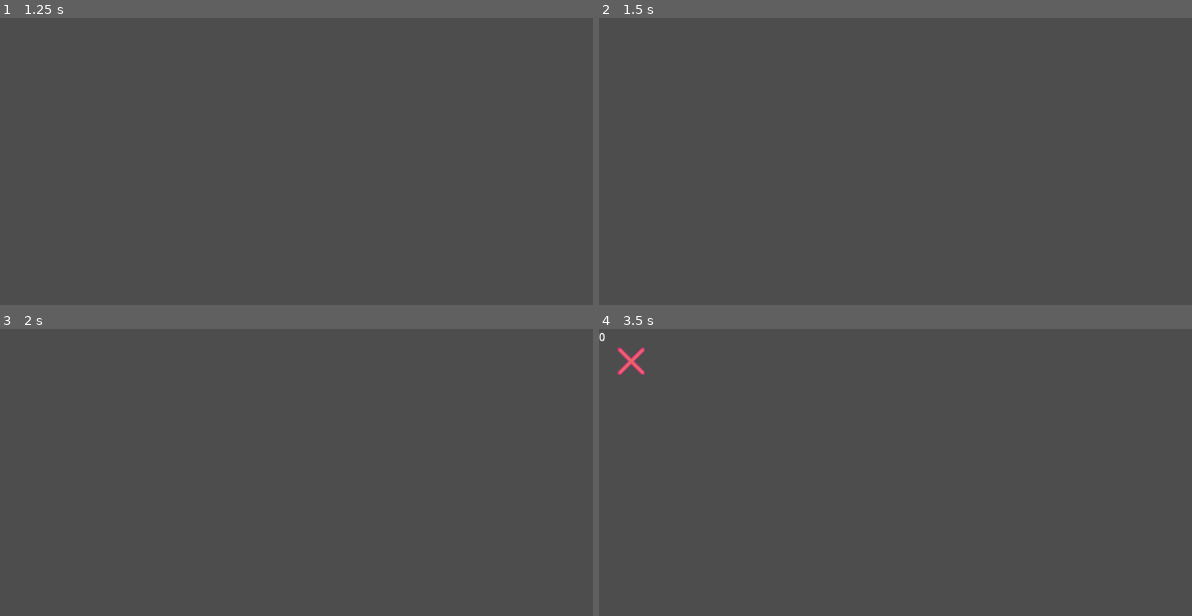
Above: before the commit, frames 1-4 (two rows, left to right).
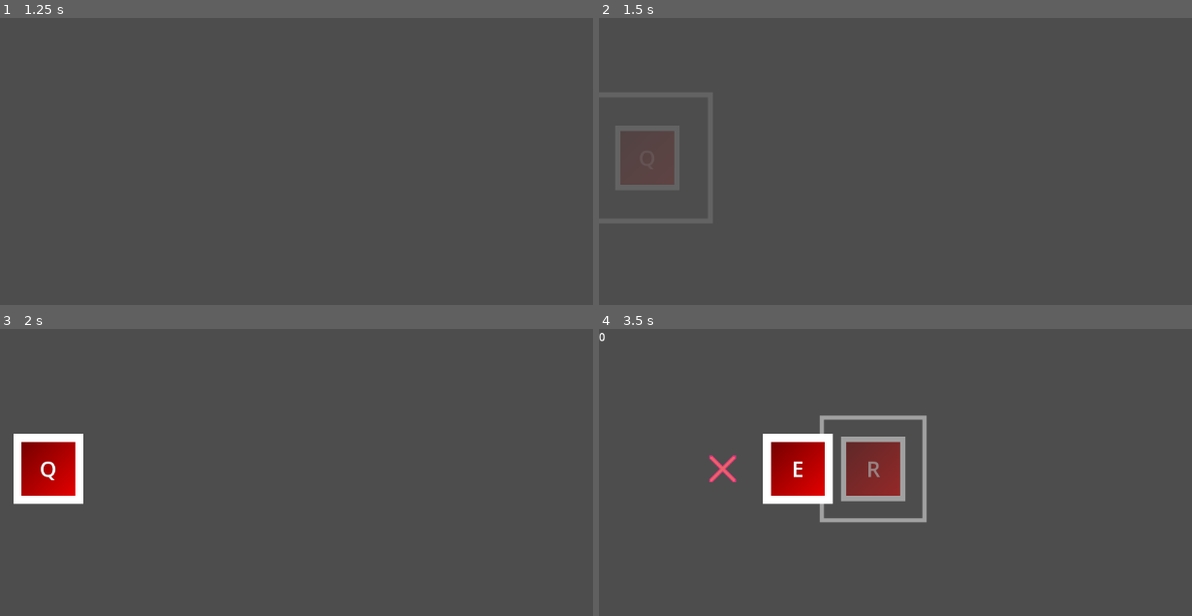
Above: after the commit, the same moments.

Repository: Tab-e-n/tos
Game: Godot game, scene res://main.tscn
Two runs of this game, one before a commit and one after it. Both use one fixed random seed, a clock stepped at 60 frames per second and the inputs below.
Inputs:
- Up to frame 1 (1.25 s): tap Enter at 0.5 s
- Up to frame 2 (1.5 s): tap Space at 1.25 s
- Up to frame 3 (2 s): no input
- Up to frame 4 (3.5 s): no input

Frame 1 is identical in both runs. In frame 3, 2.9% of the frame differs, in the area x 2-15%, y 36-62%; in frame 4, 6.7%, in the area x 3-56%, y 6-68%.
Error before the commit: Invalid access to property or key 'difficulhty' on a base object of type 'Node2D (gameplay.gd)'. (res://note.gd:27)

Commit message:
All notes done

Diff:
--- /dev/null
+++ b/Tos/chart.gd
@@ -0,0 +1,47 @@
+extends Control
+
+var notes : Dictionary = {
+	#hit_time : [note_type, key_type, pallete], duration],
+	2 : [0, 0, 0],
+	3 : [0, 1, 0],
+	3.4 : [0, 2, 0],
+	3.8 : [0, 3, 0],
+	4.5 : [1, 11, 0],
+	5 : [2, 16, 0, 3],
+}
+
+func _ready():
+	pass
+	#save_chart("res://chart.ch", notes)
+	#notes = load_chart("res://chart.ch").duplicate()
+
+#func _process(delta):
+	#pass
+
+func save_chart(path : String, chart : Dictionary):
+	var file = FileAccess.open(path, FileAccess.WRITE)
+
+	file.store_line(JSON.stringify(chart))
+
+	file.close()
+
+	#print(chart)
+
+func load_chart(path : String):
+	var file = FileAccess.open(path, FileAccess.READ)
+
+	if !file.file_exists(path):
+		return {}
+
+	var json : JSON = JSON.new()
+	var chart : Dictionary = {}
+
+	while !file.eof_reached():
+		json.parse(file.get_line())
+		chart.merge(json.data)
+
+	file.close()
+
+	#print(chart)
+
+	return chart
--- /dev/null
+++ b/Tos/chart.tscn
@@ -0,0 +1,12 @@
+[gd_scene load_steps=2 format=3 uid="uid://dhjwgm4aqfkpo"]
+
+[ext_resource type="Script" path="res://chart.gd" id="1_nxee5"]
+
+[node name="chart" type="Control"]
+layout_mode = 3
+anchors_preset = 15
+anchor_right = 1.0
+anchor_bottom = 1.0
+grow_horizontal = 2
+grow_vertical = 2
+script = ExtResource("1_nxee5")
--- a/Tos/gameplay.gd
+++ b/Tos/gameplay.gd
@@ -1,14 +1,5 @@
 extends Node2D
 
-@export var difficulty : int = 0
-@export var approach : int = 0
-
-var timer : float = 0
-var inputs : Array = []
-
-var overall_points : int = 0
-var point_amount : int = 0
-var hit_note_amount : int = 0
 
 const note_letters : Array = [
 	"Q", "W", "E", "R", "T", "Y", "U", "I", "O", "P",
@@ -49,32 +40,46 @@
 	Color(0.9, 0, 0, 1),
 ]
 
-var notes : Dictionary = {
-	#hit_time : [note_type, key_type, pallete],
-	2 : [0, 0, 0],
-	3 : [0, 1, 0],
-	3.4 : [0, 2, 0],
-	3.8 : [0, 3, 0],
-	4.5 : [1, 11, 0]
 
-}
+@export var difficulty : int = 0
+@export var approach : int = 0
 
-# Called when the node enters the scene tree for the first time.
+var HIT_300 : float = 0.080
+var HIT_100 : float = 0.160
+var HIT_50 : float = 0.200
+var INPUT_DROP_TIME : float = 0.280
+
+var timer : float = 0
+var inputs : Array = []
+
+var overall_points : int = 0
+var point_amount : int = 0
+var hit_note_amount : int = 0
+
+@onready var notes : Dictionary = Chart.notes.duplicate()
+
 func _ready():
-	pass # Replace with function body.
+	HIT_300 -= 0.004 * difficulty
+	HIT_100 -= 0.008 * difficulty
+	HIT_50 -= 0.010 * difficulty
+	INPUT_DROP_TIME -= 0.014 * difficulty
+
+	#print(notes)
 
 func _input(event):
 	if event is InputEventKey:
 		inputs.append(event.duplicate())
 
-# Called every frame. 'delta' is the elapsed time since the previous frame.
 func _process(delta):
 	timer += delta
 	#print("main ", timer)
 
 	for i in notes.keys():
-		if i < timer + 1:
-			make_note(i, notes[i][0], notes[i][1], notes[i][2])
+		if float(i) < timer + 1:
+			if notes[i].size() == 3:
+				make_note(float(i), notes[i][0], notes[i][1], notes[i][2])
+			if notes[i].size() == 4:
+				make_note(float(i), notes[i][0], notes[i][1], notes[i][2], notes[i][3])
 			notes.erase(i)
 
 	call_deferred("_idle")
@@ -82,18 +87,27 @@
 func _idle():
 	inputs.clear()
 
-func make_note(hit_time : float, note_type : int, key : int, pallete : int):
+func make_note(hit_time : float, note_type : int, key : int, pallete : int, duration : int = 0):
 	var new_note : Note
 	match note_type:
 		0:
 			new_note = NoteNormal.new()
 		1:
 			new_note = NoteMine.new()
+		2:
+			new_note = NoteHold.new()
 
 	new_note.key_number = key
-	new_note.hit_time = hit_time
 	new_note.pallete = pallete
+	if note_type == 2:
+		new_note.start_time = hit_time
+		new_note.end_time = hit_time + duration
+	else:
+		new_note.hit_time = hit_time
 	add_child(new_note)
+
+func appearence_equation(hit_time : float):
+	return 1 - abs(timer - hit_time) * (1 + float(approach) / 4)
 
 func calculate_accuracy():
 	var acc_percent : float = float(overall_points) / float(point_amount * 30)
@@ -104,7 +118,7 @@
 	var acc_number : float = round(acc_percent * 10000) / 100
 	$accuracy.text = String.num(acc_number)
 
-func note_pressed_normal(points : int, pos : Vector2):
+func note_pressed(points : int, pos : Vector2):
 	overall_points += points
 	point_amount += 1
 	if points != 0:
--- a/Tos/note.gd
+++ b/Tos/note.gd
@@ -3,32 +3,23 @@
 # Basic note that the player has to hit
 
 
-var hit_300 : float = 0.080
-var hit_100 : float = 0.160
-var hit_50 : float = 0.200
-var input_drop_time : float = 0.280
-
 @export var key_number : int = 0
 @export var hit_time : float = 2
 @export var pallete : int = 0
 @export var should_input_be_pressed = true
+@export var should_delete_self : bool = true
 
 var key : String = "Q"
 var appearence : float = 0
 var disappearence : float = 0
 var pressed : bool = false
 
-@onready var parent : Node = get_parent()
+@onready var root : Node = get_tree().current_scene
 
 func _ready():
-	hit_300 -= 0.004 * parent.difficulty
-	hit_100 -= 0.008 * parent.difficulty
-	hit_50 -= 0.010 * parent.difficulty
-	input_drop_time -= 0.014 * parent.difficulhty
+	key = root.note_letters[key_number]
 
-	key = parent.note_letters[key_number]
-
-	position = parent.note_positions[key_number]
+	position = root.note_positions[key_number]
 
 	z_index = -100
 
@@ -38,12 +29,12 @@
 	pass
 
 func _process(delta):
-	appearence = 1 - abs(parent.timer - hit_time) * (1 + parent.approach / 4)
+	appearence = root.appearence_equation(hit_time)
 
-	if appearence <= 1 and parent.timer < hit_time:
+	if appearence <= 1 and root.timer < hit_time:
 		_start_interval(appearence)
 
-	if appearence < 1 - input_drop_time and parent.timer > hit_time:
+	if appearence < 1 - root.INPUT_DROP_TIME and root.timer > hit_time:
 		if !pressed:
 			pressed = true
 			_miss()
@@ -52,7 +43,7 @@
 		disappearence += delta * 4
 		_end_interval(disappearence)
 
-	if disappearence >= 1:
+	if disappearence >= 1 and should_delete_self:
 		queue_free()
 
 	z_index += 1
@@ -60,11 +51,11 @@
 	var input : InputEventKey = InputEventKey.new()
 	var input_pressed_exists : bool = false
 	var input_released_exists : bool = false
-	if !pressed and appearence > 1 - input_drop_time:
+	if !pressed and appearence > 1 - root.INPUT_DROP_TIME:
 		var pops : int = 0
-		for i in parent.inputs.size():
-			if parent.inputs[i - pops].as_text() == key and parent.inputs[i - pops].pressed == should_input_be_pressed:
-				input = parent.inputs.pop_at(i - pops)
+		for i in root.inputs.size():
+			if root.inputs[i - pops].as_text() == key and root.inputs[i - pops].pressed == should_input_be_pressed:
+				input = root.inputs.pop_at(i - pops)
 				pops += 1
 				if should_input_be_pressed:
 					input_pressed_exists = true
@@ -74,23 +65,23 @@
 
 	if input_pressed_exists:
 		_hit()
-		if appearence > 1 - hit_300:
+		if appearence > 1 - root.HIT_300:
 			_hit_300()
-		elif appearence > 1 - hit_100:
+		elif appearence > 1 - root.HIT_100:
 			_hit_100()
-		elif appearence > 1 - hit_50:
+		elif appearence > 1 - root.HIT_50:
 			_hit_50()
 		else:
 			_hit_0()
 		pressed = true
 
-	if input_pressed_exists:
+	if input_released_exists:
 		_released()
-		if appearence > 1 - hit_300:
+		if appearence > 1 - root.HIT_300:
 			_released_300()
-		elif appearence > 1 - hit_100:
+		elif appearence > 1 - root.HIT_100:
 			_released_100()
-		elif appearence > 1 - hit_50:
+		elif appearence > 1 - root.HIT_50:
 			_released_50()
 		else:
 			_released_0()
--- a/Tos/note_hold.gd
+++ b/Tos/note_hold.gd
@@ -1,56 +1,49 @@
 class_name NoteHold
-extends Node2D
-# Basic note that the player has to hit
+extends Note
+# Basic note that the player has to hold
+
+#@export var key_number : int = 0
+@export var start_time : float = 2
+@export var end_time : float = 3
+#@export var pallete : int = 0
+
+#var key : String = "Q"
+var done : bool = false
+#var appearence : float = 0
+#var disappearence : float = 0
+var failed_holding : bool = false
+var note_combined_points : int = 0
+var hit : bool = false
 
 
-#var hit_300 : float = 0.080
-#var hit_100 : float = 0.160
-#var hit_50 : float = 0.200
-#var input_drop_time : float = 0.280
+@onready var main : Label = Label.new()
+@onready var border : Sprite2D = Sprite2D.new()
+@onready var inside : Sprite2D = Sprite2D.new()
+#@onready var root : Node = get_tree().current_scene
+@onready var duration : SquareSpinner = SquareSpinner.new()
 
-@export var key_number : int = 0
-@export var hit_time : float = 2
-@export var pallete : int = 0
-
-var key : String = "Q"
-#var appearence : float = 0
-#var disappearence : float = 0
-#var pressed : bool = false
-
-@onready var main : Label = Label.new()
-#@onready var hit_circle : Line2D
-@onready var border : Sprite2D = Sprite2D.new()
-@onready var hit_circle : Sprite2D = Sprite2D.new()
-@onready var inside : Sprite2D = Sprite2D.new()
-@onready var parent : Node = get_parent()
+@onready var note_end : NoteHoldEnd = NoteHoldEnd.new()
+@onready var note_start : NoteHoldStart = NoteHoldStart.new()
 
 func _note_ready():
-	#hit_circle = Line2D.new()
-	#hit_circle.add_point(Vector2(-50, -50), 0)
-	#hit_circle.add_point(Vector2(50, -50), 1)
-	#hit_circle.add_point(Vector2(50, 50), 2)
-	#hit_circle.add_point(Vector2(-50, 50), 3)
-	#hit_circle.add_point(Vector2(-50, -50), 4)
-	#hit_circle.position = Vector2(48, 48)
-	#hit_circle.width = 4
-	#add_child(hit_circle)
-
-	inside.texture = preload("res://NormalInside.png")
+	inside.texture = preload("res://HoldInside.png")
 	inside.position = Vector2(48, 48)
-	inside.modulate = parent.note_palletes[pallete]
+	inside.modulate = root.note_palletes[pallete]
 	inside.modulate.a = 0
 	add_child(inside)
 
-	border.texture = preload("res://NormalBorder.png")
+	border.texture = preload("res://HoldBorder.png")
 	border.position = Vector2(48, 48)
+	#border.modulate = root.note_palletes[pallete]
 	border.modulate.a = 0
 	add_child(border)
 
-	hit_circle.texture = preload("res://NormalHitCircle.png")
-	hit_circle.position = Vector2(48, 48)
-	hit_circle.modulate.a = 0
-	hit_circle.scale = Vector2(2, 2)
-	add_child(hit_circle)
+	duration.time = 1
+	duration.scale = Vector2(5.0 / 6.0, 5.0 / 6.0)
+	duration.position = Vector2(8, 8)
+	duration.modulate = root.note_palletes[pallete]
+	duration.modulate.a = 0
+	add_child(duration)
 
 	#main
 	main.text = key
@@ -59,40 +52,118 @@
 	main.theme = preload("res://default_theme.tres")
 	main.clip_text = true
 	main.size = Vector2(96, 96)
+	#main.modulate = root.note_palletes[pallete]
 	main.modulate.a = 0
 	add_child(main)
 
-	#sprite = Sprite2D.new()
-	#sprite.modulate.a = 0
-	#sprite.texture = preload("res://icon.svg")
-	#add_child(sprite)
+	note_start.key_number = key_number
+	note_start.hit_time = start_time
+	note_start.pallete = pallete
+	add_child(note_start)
 
-func _start_interval(appearence : float):
-	inside.modulate.a = appearence
-	border.modulate.a = appearence
-	main.modulate.a = appearence
-	hit_circle.modulate.a = appearence
-	hit_circle.scale = Vector2(2 - appearence, 2 - appearence)
+	note_end.key_number = key_number
+	note_end.hit_time = end_time
+	note_end.pallete = pallete
+	add_child(note_end)
 
-func _end_interval(disappearence : float):
-	inside.modulate.a = 1 - disappearence
-	border.modulate.a = 1 - disappearence
-	main.modulate.a = 1 - disappearence
-	hit_circle.modulate.a = 1 - disappearence
-	hit_circle.scale.x = disappearence
-	hit_circle.scale.y = disappearence
+func _process(delta):
+	if root.timer < start_time:
+		appearence = root.appearence_equation(start_time)
+		_start_interval(appearence)
+	elif root.timer < end_time:
+		_middle_interval((root.timer - start_time) / (end_time - start_time))
 
-func _hit_300():
-	parent.note_pressed_normal(30, position + Vector2(48, 48))
+		if !failed_holding and note_start.appearence < 1 - root.INPUT_DROP_TIME and note_end.appearence < 1 - root.INPUT_DROP_TIME:
+			var input : InputEventKey = InputEventKey.new()
+			var input_released_exists : bool = false
+			var pops : int = 0
+			for i in root.inputs.size():
+				if root.inputs[i - pops].as_text() == key and !root.inputs[i - pops].pressed:
+					input = root.inputs.pop_at(i - pops)
+					pops += 1
+					input_released_exists = true
+					break;
 
-func _hit_100():
-	parent.note_pressed_normal(10, position + Vector2(48, 48))
+			if input_released_exists:
+				note_pressed(0)
+				failed_holding = true
+	if root.timer > end_time:
+		if !done and hit:
+			if !failed_holding:
+				note_pressed(20)
+			var average : int = note_combined_points / 3
+			#print("avr: ", average)
+			if average < 2.5:
+				average = 0
+			elif average < 7.5:
+				average = 5
+			elif average <= 20:
+				average = 10
+			else:
+				average = 30
+			done = true
+			root.note_pressed(average, position + Vector2(48, 48))
+	if done:
+		disappearence += delta * 4
+		_end_interval(disappearence)
 
-func _hit_50():
-	parent.note_pressed_normal(5, position + Vector2(48, 48))
+	if disappearence >= 1:
+		queue_free()
 
-func _hit_0():
-	parent.note_pressed_normal(0, position + Vector2(48, 48))
+	z_index += 1
 
-func _miss():
-	parent.note_pressed_normal(0, position + Vector2(48, 48))
+	#if input_pressed_exists:
+		#_hit()
+		#if appearence > 1 - root.HIT_300:
+			#_hit_300()
+		#elif appearence > 1 - root.HIT_100:
+			#_hit_100()
+		#elif appearence > 1 - root.HIT_50:
+			#_hit_50()
+		#else:
+			#_hit_0()
+		#pressed = true
+
+	#if input_pressed_exists:
+		#_released()
+		#if appearence > 1 - hit_300:
+			#_released_300()
+		#elif appearence > 1 - hit_100:
+			#_released_100()
+		#elif appearence > 1 - hit_50:
+			#_released_50()
+		#else:
+			#_released_0()
+		#pressed = true
+
+func _start_interval(time : float):
+	inside.modulate.a = time
+	border.modulate.a = time
+	main.modulate.a = time
+
+	duration.time = 0
+	duration.modulate.a = 0.6 * time
+	#print("start ", time)
+
+func _middle_interval(time : float):
+	inside.modulate.a = 1
+	border.modulate.a = 1
+	main.modulate.a = 1
+	duration.modulate.a = 0.6
+
+	duration.time = time
+	#print("middle ", time)
+
+func _end_interval(time : float):
+	inside.modulate.a = 1 - time
+	border.modulate.a = 1 - time
+	main.modulate.a = 1 - time
+
+	duration.time = 1
+	duration.modulate.a = 0.6 * (1 - time)
+	#print("end ", time)
+
+func note_pressed(points : int, is_end : bool = false):
+	note_combined_points += points
+	if is_end:
+		hit = true
--- /dev/null
+++ b/Tos/note_hold_end.gd
@@ -0,0 +1,49 @@
+class_name NoteHoldEnd
+extends Note
+# Basic note that the player has to hit
+
+@onready var hit_circle : Sprite2D = Sprite2D.new()
+@onready var parent : Node = get_parent()
+
+
+func _note_ready():
+	should_input_be_pressed = false
+
+	hit_circle.texture = preload("res://HoldHitCircleEnd.png")
+	hit_circle.position = Vector2(48, 48)
+	hit_circle.modulate.a = 0
+	hit_circle.scale = Vector2(2, 2)
+	add_child(hit_circle)
+
+	position = Vector2(0, 0)
+
+
+func _start_interval(appearence : float):
+	hit_circle.modulate.a = appearence
+	hit_circle.scale = Vector2(2 - appearence, 2 - appearence)
+
+
+func _end_interval(disappearence : float):
+	hit_circle.modulate.a = 1 - disappearence
+	hit_circle.scale.x = disappearence
+	hit_circle.scale.y = disappearence
+
+
+func _released_300():
+	parent.note_pressed(30, true)
+
+
+func _released_100():
+	parent.note_pressed(10, true)
+
+
+func _released_50():
+	parent.note_pressed(5, true)
+
+
+func _released_0():
+	parent.note_pressed(0, true)
+
+
+func _miss():
+	parent.note_pressed(0, true)
--- /dev/null
+++ b/Tos/note_hold_start.gd
@@ -0,0 +1,49 @@
+class_name NoteHoldStart
+extends Note
+# Basic note that the player has to hit
+
+@onready var hit_circle : Sprite2D = Sprite2D.new()
+@onready var parent : Node = get_parent()
+
+
+func _note_ready():
+	hit_circle.texture = preload("res://HoldHitCircleStart.png")
+	hit_circle.position = Vector2(48, 48)
+	hit_circle.modulate.a = 0
+	hit_circle.scale = Vector2(2, 2)
+	add_child(hit_circle)
+
+	should_delete_self = false
+
+	position = Vector2(0, 0)
+
+
+func _start_interval(appearence : float):
+	hit_circle.modulate.a = appearence
+	hit_circle.scale = Vector2(2 - appearence, 2 - appearence)
+
+
+func _end_interval(disappearence : float):
+	hit_circle.modulate.a = 1 - disappearence
+	hit_circle.scale.x = disappearence
+	hit_circle.scale.y = disappearence
+
+
+func _hit_300():
+	parent.note_pressed(30)
+
+
+func _hit_100():
+	parent.note_pressed(10)
+
+
+func _hit_50():
+	parent.note_pressed(5)
+
+
+func _hit_0():
+	parent.note_pressed(0)
+
+
+func _miss():
+	parent.note_pressed(0)
--- a/Tos/note_mine.gd
+++ b/Tos/note_mine.gd
@@ -24,13 +24,13 @@
 func _note_ready():
 	inside.texture = preload("res://MineInside.png")
 	inside.position = Vector2(48, 48)
-	inside.modulate = parent.note_palletes[pallete]
+	inside.modulate = root.note_palletes[pallete]
 	inside.modulate.a = 0
 	add_child(inside)
 
 	border.texture = preload("res://MineBorder.png")
 	border.position = Vector2(48, 48)
-	border.modulate = parent.note_palletes[pallete]
+	border.modulate = root.note_palletes[pallete]
 	border.modulate.a = 0
 	add_child(border)
 
@@ -39,7 +39,7 @@
 	main.horizontal_alignment = HORIZONTAL_ALIGNMENT_CENTER
 	main.vertical_alignment = VERTICAL_ALIGNMENT_CENTER
 	main.theme = preload("res://default_theme.tres")
-	main.add_theme_color_override("font_color", parent.note_palletes[pallete])
+	main.add_theme_color_override("font_color", root.note_palletes[pallete])
 	main.clip_text = true
 	main.size = Vector2(96, 96)
 	main.modulate.a = 0
@@ -61,4 +61,4 @@
 	main.modulate.a = 1 - disappearence
 
 func _hit():
-	parent.note_pressed_normal(0, position + Vector2(48, 48))
+	root.note_pressed_normal(0, position + Vector2(48, 48))
--- a/Tos/note_normal.gd
+++ b/Tos/note_normal.gd
@@ -22,7 +22,7 @@
 @onready var border : Sprite2D = Sprite2D.new()
 @onready var hit_circle : Sprite2D = Sprite2D.new()
 @onready var inside : Sprite2D = Sprite2D.new()
-#@onready var parent : Node = get_parent()
+#@onready var root : Node = get_root()
 
 func _note_ready():
 	#hit_circle = Line2D.new()
@@ -37,7 +37,7 @@
 
 	inside.texture = preload("res://NormalInside.png")
 	inside.position = Vector2(48, 48)
-	inside.modulate = parent.note_palletes[pallete]
+	inside.modulate = root.note_palletes[pallete]
 	inside.modulate.a = 0
 	add_child(inside)
 
@@ -83,16 +83,16 @@
 	hit_circle.scale.y = disappearence
 
 func _hit_300():
-	parent.note_pressed_normal(30, position + Vector2(48, 48))
+	root.note_pressed(30, position + Vector2(48, 48))
 
 func _hit_100():
-	parent.note_pressed_normal(10, position + Vector2(48, 48))
+	root.note_pressed(10, position + Vector2(48, 48))
 
 func _hit_50():
-	parent.note_pressed_normal(5, position + Vector2(48, 48))
+	root.note_pressed(5, position + Vector2(48, 48))
 
 func _hit_0():
-	parent.note_pressed_normal(0, position + Vector2(48, 48))
+	root.note_pressed(0, position + Vector2(48, 48))
 
 func _miss():
-	parent.note_pressed_normal(0, position + Vector2(48, 48))
+	root.note_pressed(0, position + Vector2(48, 48))
--- a/Tos/project.godot
+++ b/Tos/project.godot
@@ -15,6 +15,10 @@
 config/features=PackedStringArray("4.0", "Mobile")
 config/icon="res://icon.svg"
 
+[autoload]
+
+Chart="*res://chart.tscn"
+
 [display]
 
 window/size/viewport_height=640
--- a/Tos/square_spinner.gd
+++ b/Tos/square_spinner.gd
@@ -4,16 +4,14 @@
 @export var time : float = 0
 
 func _ready():
-	polygon.clear()
-	polygon.append(Vector2(48, 48))
-	for i in range(5):
-		polygon.append(Vector2(0, 0))
+	set_polygon([Vector2(48, 48), Vector2(0, 0), Vector2(0, 0), Vector2(0, 0), Vector2(0, 0), Vector2(0, 0)])
+
 
 func _process(_delta):
 	#time += _delta
 	#if time > 1:
 		#time -= 1
-
+	visible = time != 0
 	if time == 1:
 		polygon[2] = Vector2(96, 0)
 		polygon[3] = Vector2(96, 96)
Binary file added: Tos/HoldBorder.png
Not shown, added: Tos/HoldBorder.png.import
Binary file added: Tos/HoldHitCircleEnd.png
Not shown, added: Tos/HoldHitCircleEnd.png.import
Binary file added: Tos/HoldHitCircleStart.png
Not shown, added: Tos/HoldHitCircleStart.png.import
Binary file added: Tos/HoldInside.png
Not shown, added: Tos/HoldInside.png.import
Not shown, added: Tos/chart.ch
